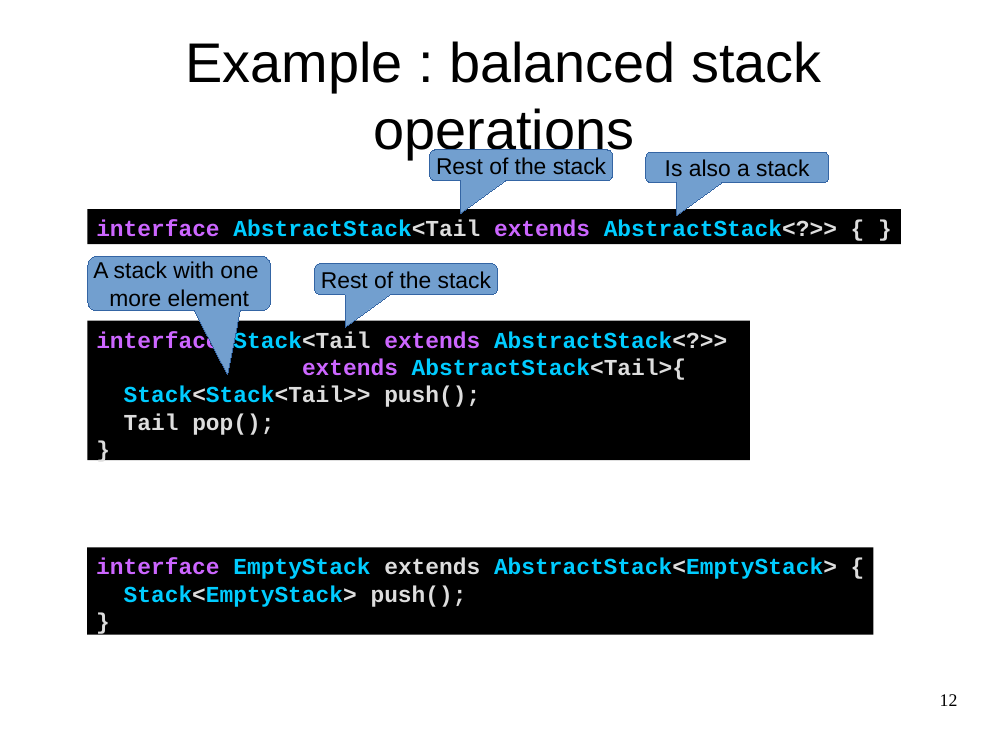
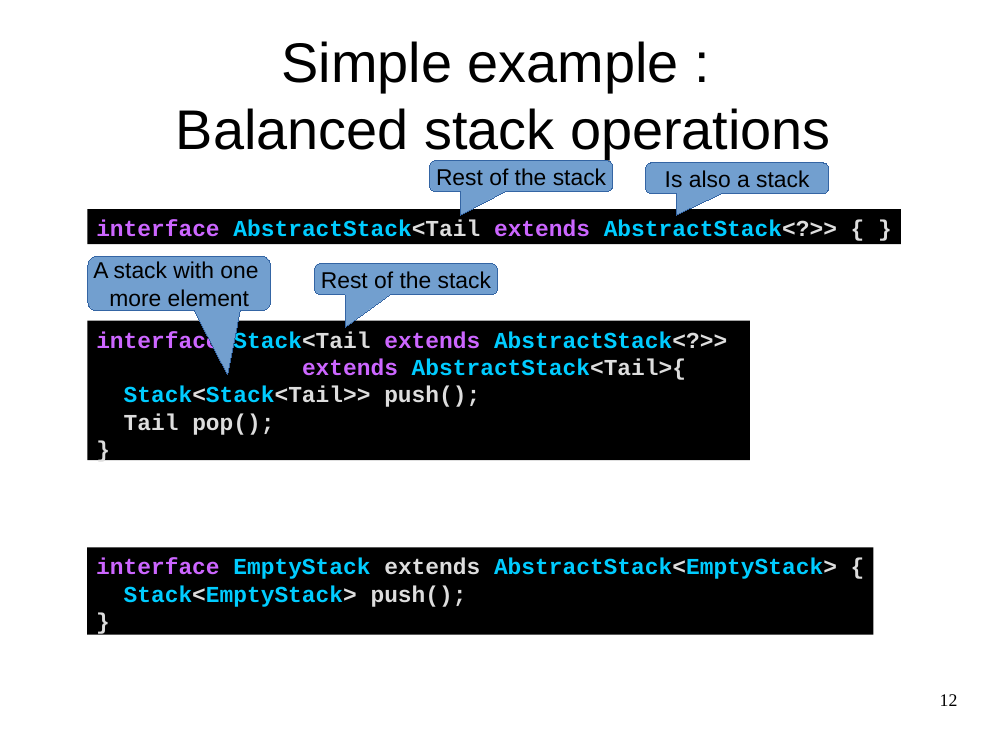
Before and after one commit to OriRoth/fling, a slide deck: slide 12 of Manuscripts/Thesis Seminar/Thesis Seminar.odp. Drawn at 1008x756 pixels with LibreOffice and Linux fonts; fonts in the diff are those of the drawing. Boxes give left, top, right and bottom in pixels: in the first picture for what was removed or moved away, otherwise in the second. Text is boxed around its words. In the diff, an @@ line names an element or a change of style, - is before the commit and + after.

```diff
--- a/Manuscripts/Thesis Seminar/Thesis Seminar.odp
+++ b/Manuscripts/Thesis Seminar/Thesis Seminar.odp
@@ title at (176,41,831,159): text changed @@
-Example : balanced stack operations
+Simple example :
+Balanced stack operations
@@ rounded speech box "Rest of the stack": place and size @@
-rounded speech box "Rest of the stack" at (430,150,613,180)
+rounded speech box "Rest of the stack" at (430,161,613,191)
@@ rounded speech box "Rest of the stack" at (430,161,613,191): proportions changed @@
@@ rounded speech box "Is also a stack": place and size @@
-rounded speech box "Is also a stack" at (646,152,829,182)
+rounded speech box "Is also a stack" at (646,163,829,193)
@@ rounded speech box "Is also a stack" at (646,163,829,193): proportions changed @@
```
Also in this commit, not shown: 1 other slide changed, 3 slides added.
